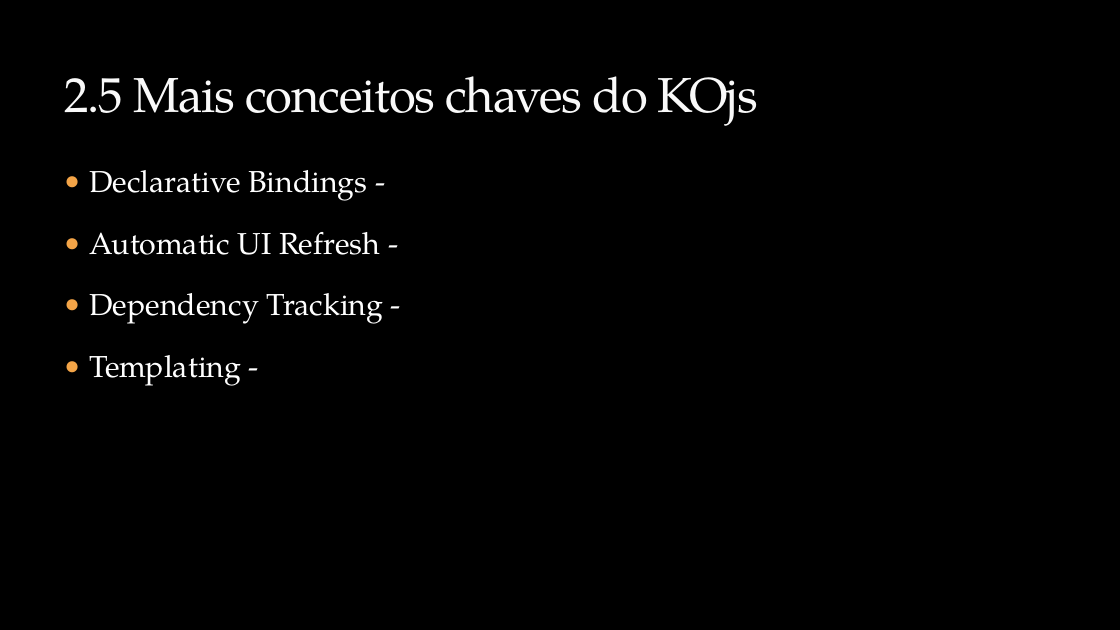
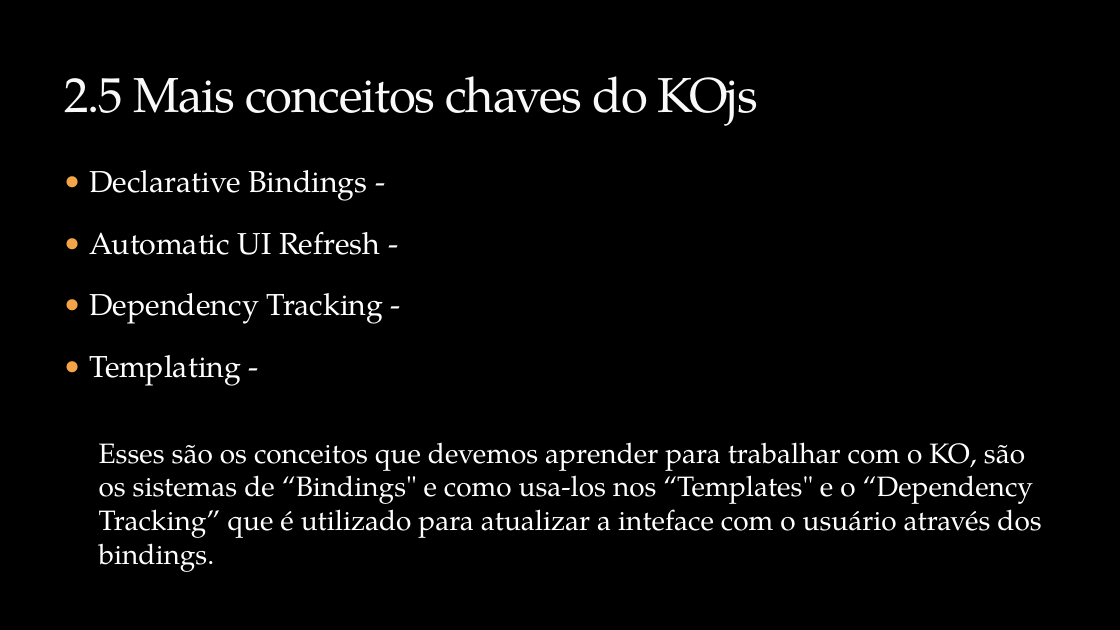
Before and after one commit to rodrigolessa/Sample.Kadastro.Knockout, a slide deck: slide 8 of Apresentacao.Knockout.JS/Knockout.JS.2014.04.pptx. Drawn at 1120x630 pixels with LibreOffice and Linux fonts; fonts in the diff are those of the drawing; background and template pictures are left out. Boxes give left, top, right and bottom in pixels: in the first picture for what was removed or moved away, otherwise in the second. Text is boxed around its words. In the diff, an @@ line names an element or a change of style, - is before the commit and + after.

```diff
--- a/Apresentacao.Knockout.JS/Knockout.JS.2014.04.pptx
+++ b/Apresentacao.Knockout.JS/Knockout.JS.2014.04.pptx
@@ text added at [99,442,1041,572], 24 pt, text #FFFFFF @@
+Esses são os conceitos que devemos aprender para trabalhar com o KO, são os sistemas de “Bindings" e como usa-los nos “Templates" e o “Dependency Tracking” que é utilizado para atualizar a inteface com o usuário através dos bindings.
```
Also in this commit, not shown: 1 other slide changed, 11 other files.
